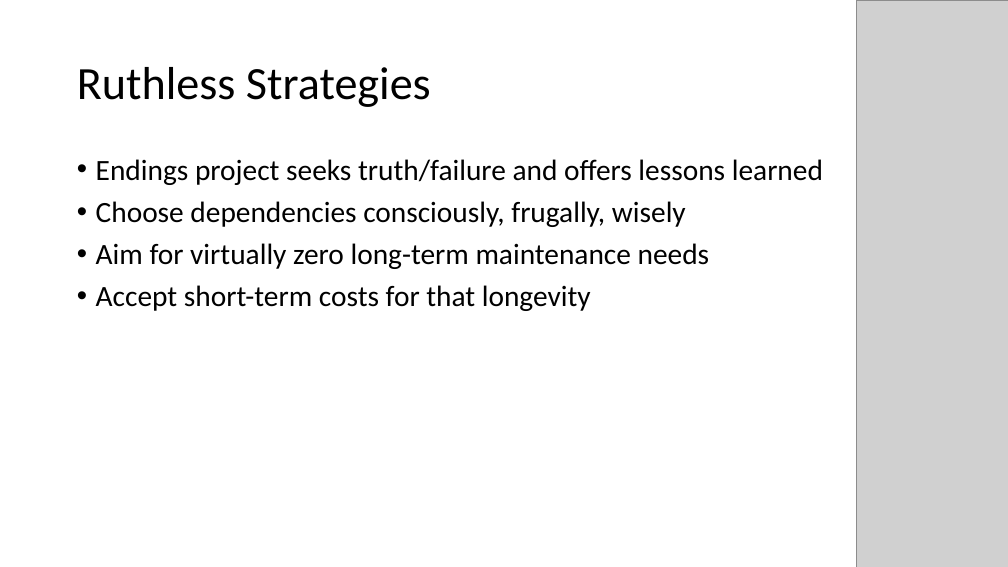
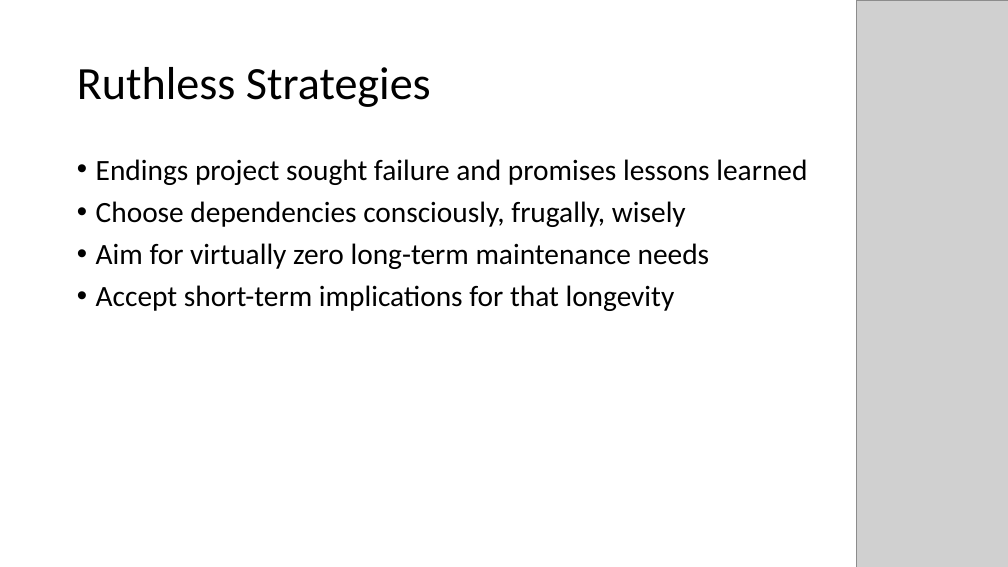
Before and after one commit to projectEndings/Endings, a slide deck: slide 7 of presentations/DH_2019/EndingsPanelPresentation.pptx. Drawn at 1008x567 pixels with LibreOffice and Linux fonts; fonts in the diff are those of the drawing; grey boxes stand for pictures. Boxes give left, top, right and bottom in pixels: in the first picture for what was removed or moved away, otherwise in the second. Text is boxed around its words. In the diff, an @@ line names an element or a change of style, - is before the commit and + after.

```diff
--- a/presentations/DH_2019/EndingsPanelPresentation.pptx
+++ b/presentations/DH_2019/EndingsPanelPresentation.pptx
@@ text at (x1=96, y1=159, x2=807, y2=185): text changed @@
-• Endings project seeks truth/failure and offers lessons learned
+• Endings project sought failure and promises lessons learned
@@ text at (x1=96, y1=285, x2=675, y2=311): text changed @@
-• Accept short-term costs for that longevity
+• Accept short-term implications for that longevity
```
Also in this commit, not shown: 6 other slides changed.
